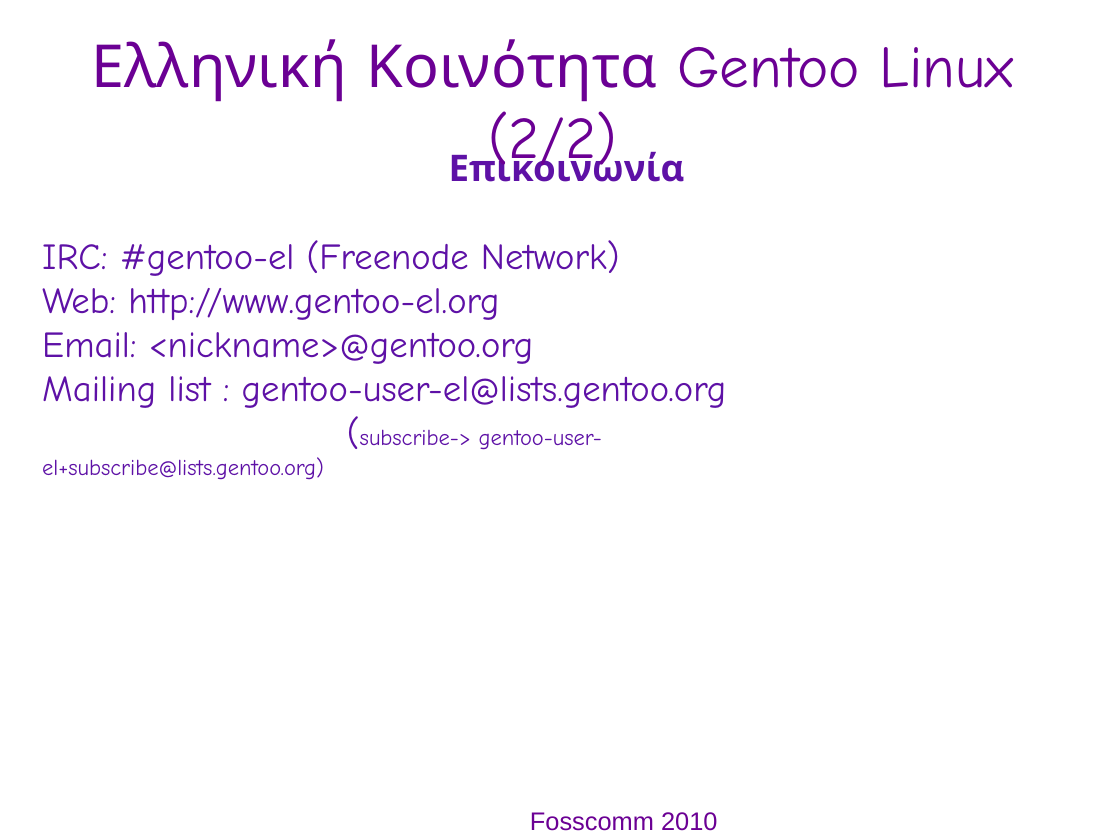
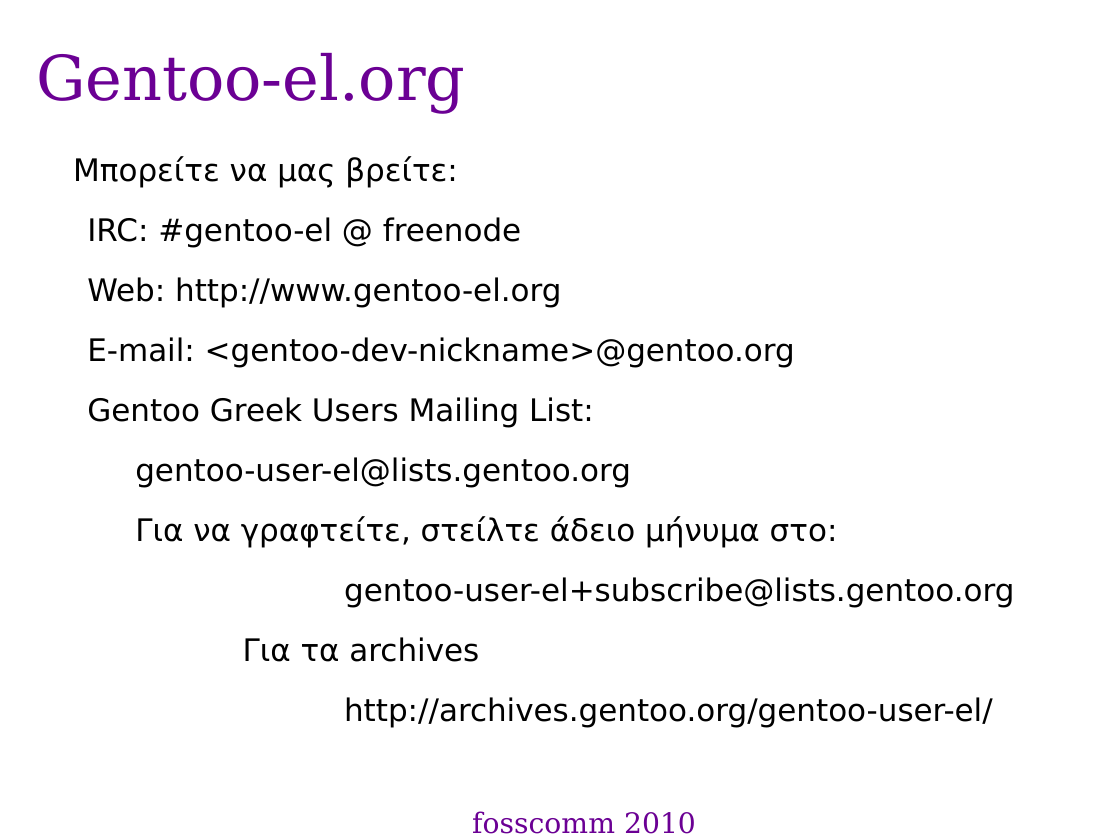
Before and after one commit to gentoo-el/presentations, a slide deck: slide 15 of fosscom-2010_pres.odp (slide 14 before the commit). Drawn at 1120x840 pixels with LibreOffice and Linux fonts; fonts in the diff are those of the drawing; background and template pictures are left out. Boxes give left, top, right and bottom in pixels: in the first picture for what was removed or moved away, otherwise in the second. Text is boxed around its words. In the diff, an @@ line names an element or a change of style, - is before the commit and + after.

Commit message:
foscomm presentation update
better backgrounds
much better font all around (dejavu)
optimized presentation categories
various changes here and there
example pages are meant to be presented in a live system

```diff
--- a/fosscom-2010_pres.odp
+++ b/fosscom-2010_pres.odp
@@ title added at bbox=[36, 52, 466, 113], 44 pt, text #6B0094 @@
+Gentoo-el.org
@@ text removed at bbox=[92, 39, 1014, 178] @@
-Ελληνική Κοινότητα Gentoo Linux (2/2)
@@ text "Μπορείτε να μας βρείτε:": place and size @@
-text "Μπορείτε να μας βρείτε:" at bbox=[42, 147, 727, 480]
+text "Μπορείτε να μας βρείτε:" at bbox=[73, 156, 1014, 728]
@@ text at bbox=[73, 156, 521, 248]: text changed; size 26 to 22 pt; font Comic Neue to DejaVu Sans; text colour #5E11A6 to #000000 @@
-Επικοινωνία
-IRC: #gentoo-el (Freenode Network)
+● Μπορείτε να μας βρείτε:
+  ● IRC: #gentoo-el @ freenode
@@ text at bbox=[87, 277, 561, 308]: size 26 to 22 pt, font Comic Neue to DejaVu Sans, text colour #5E11A6 to #000000 in "Web: http://www.gentoo-el.org"; bullet none to ●; list level 1 to 2 in "Web: http://www.gentoo-el.org"; line spacing 1 to 42.5pt @@
@@ text at bbox=[87, 337, 1014, 728]: text changed; size 26 to 22 pt; font Comic Neue to DejaVu Sans; text colour #5E11A6 to #000000 @@
-Email: <nickname>@gentoo.org
-Mailing list : gentoo-user-el@lists.gentoo.org
-(subscribe-> gentoo-user-el+subscribe@lists.gentoo.org)
+  ● E-mail: <gentoo-dev-nickname>@gentoo.org
+  ● Gentoo Greek Users Mailing List:
+      ● gentoo-user-el@lists.gentoo.org
+      ● Για να γραφτείτε, στείλτε άδειο μήνυμα στο:
+gentoo-user-el+subscribe@lists.gentoo.org
+Για τα archives
+http://archives.gentoo.org/gentoo-user-el/
@@ title "fosscomm 2010" at bbox=[472, 811, 696, 834]: vertical alignment top to middle @@
@@ title at bbox=[472, 811, 696, 834]: text changed; size 18 to 20 pt; font Arial to DejaVu Serif @@
-Fosscomm 2010
+fosscomm 2010
```
Also in this commit, not shown: 7 other slides changed, 8 slides added, 7 slides removed.
